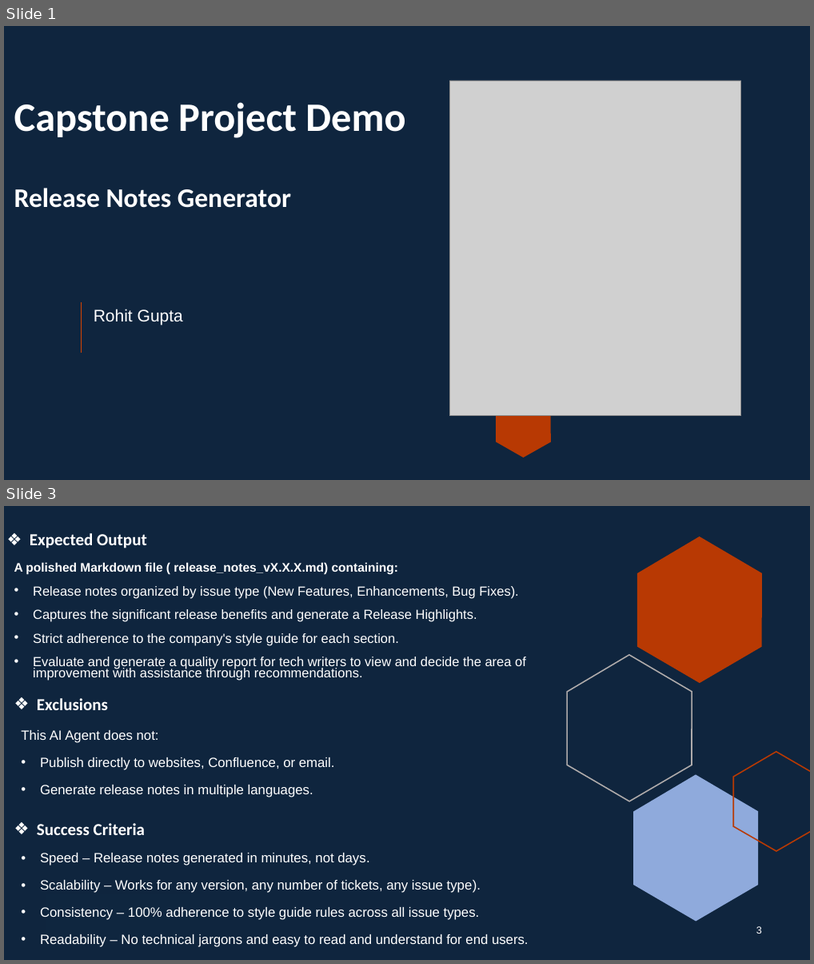
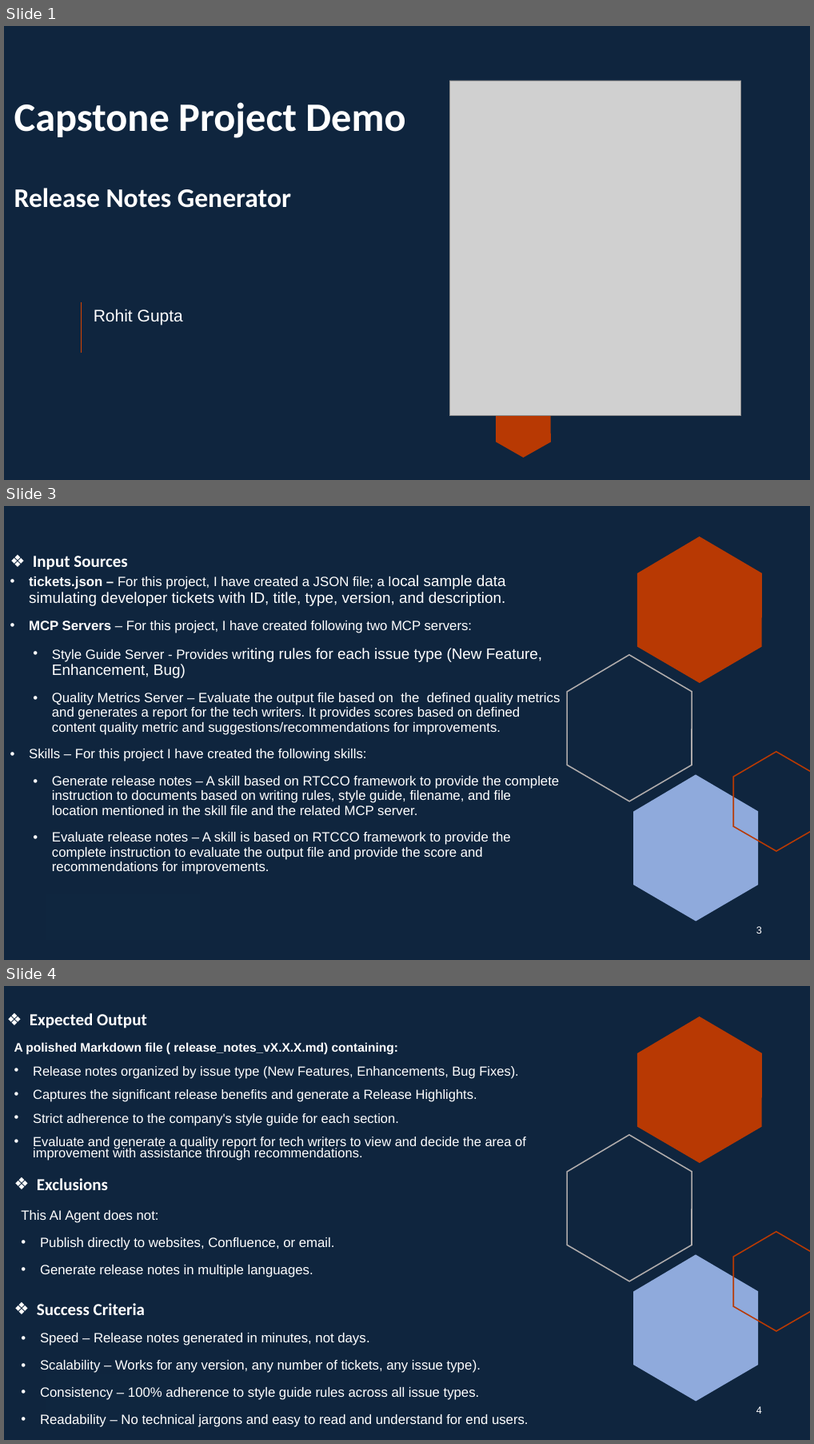
Before and after one commit to RCG1412/ai-release-notes-demo, a slide deck: Demo/AI-Mastery Training Capstone Project Demo.pptx. Shown one above the other, each under a label of ours: slides 1 and 3 before the commit, slides 1, 3 and 4 after it; the slides between them are not shown. The pictures are 814x964 and 814x1444 pixels, drawn with LibreOffice and Linux fonts; fonts in the diff are those of the drawing; grey boxes stand for pictures; background and template pictures are left out. Boxes give left, top, right and bottom in pixels: in the first picture for what was removed or moved away, otherwise in the second. Text is boxed around its words. In the diff, an @@ line names an element or a change of style, - is before the commit and + after.

```diff
--- a/Demo/AI-Mastery Training Capstone Project Demo.pptx
+++ b/Demo/AI-Mastery Training Capstone Project Demo.pptx
@@ slide 3 added at (4,506,810,960), background #0F253E; not listed: 5 template elements that a slide beside it also shows @@
@@ text added at (29,575,560,874), 16 pt, text #FFFFFF @@
+• tickets.json – For this project, I have created a JSON file; a local sample data simulating developer tickets with ID, title, type, version, and description.
+• MCP Servers – For this project, I have created following two MCP servers:
+  • Style Guide Server - Provides writing rules for each issue type (New Feature, Enhancement, Bug)
+  • Quality Metrics Server – Evaluate the output file based on the defined quality metrics and generates a report for the tech writers. It provides scores based on defined content quality metric and suggestions/recommendations for improvements.
+• Skills – For this project I have created the following skills:
+  • Generate release notes – A skill based on RTCCO framework to provide the complete instruction to documents based on writing rules, style guide, filename, and file location mentioned in the skill file and the related MCP server.
+  • Evaluate release notes – A skill is based on RTCCO framework to provide the complete instruction to evaluate the output file and provide the score and recommendations for improvements.
@@ text added at (33,556,127,570), 20 pt, text #FFFFFF, bold @@
+❖ Input Sources
@@ page number added at (757,926,762,933), 12 pt, text #FFFFFF @@
+3
@@ what was slide 3 is now slide 4 @@
@@ page number at (757,1406,762,1413): text changed @@
-3
+4
```
Also in this commit, not shown: 1 slide changed, 1 slide removed, 1 other file.
